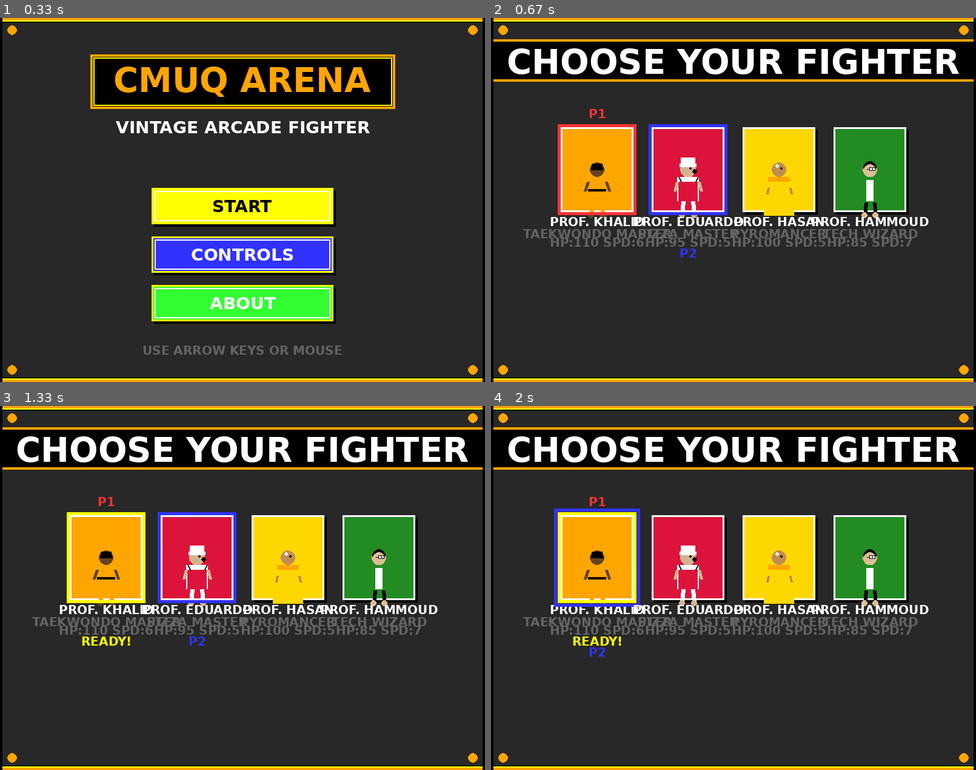
Above: before the commit, frames 1-4 (two rows, left to right).
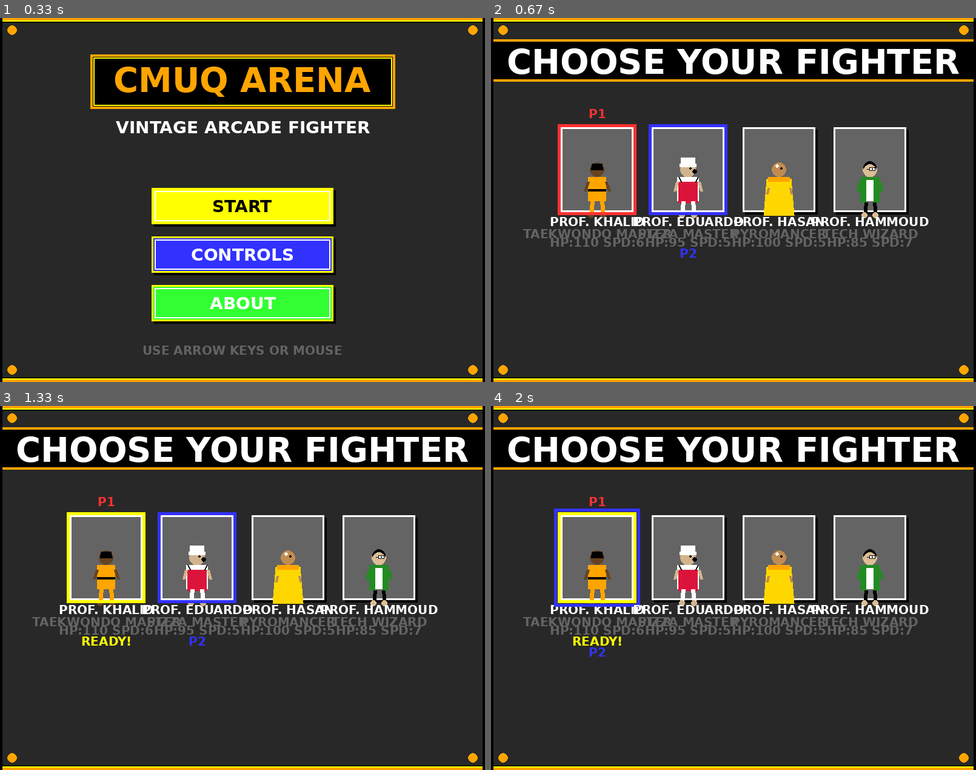
Above: after the commit, the same moments.

Repository: ymh1874/StreetFighter
Game: pygame game, started from main.py
The game is run twice, just before and just after one commit, with the same random seed, the same clock (stepped at 60 frames per second) and the same inputs.
Inputs (mouse positions are in pixels of both pictures, inside the frame that each line leads up to):
- Up to frame 1 (0.33 s): no input
- Up to frame 2 (0.67 s): tap Enter at 0.33 s
- Up to frame 3 (1.33 s): hold Right 0.67-1.13 s; move the mouse to (223, 602) at 0.7 s; hold Left from 1.17 s (still down); tap J at 1.23 s
- Up to frame 4 (2 s): tap J at 1.53, 1.8 s; release Left at 1.7 s; hold Left from 1.73 s (still down)

Frame 1 is identical in both runs. In frame 2, 11% of the frame differs, in the area x 14-86%, y 30-53%; in frame 3, 11%; in frame 4, 11%.

Commit message:
Fix pygame.mixer error, random UnboundLocalError, and change portrait background to grey
Co-authored-by: ymh1874 <193624725+ymh1874@users.noreply.github.com>

Diff:
--- a/game.py
+++ b/game.py
@@ -33,6 +33,17 @@
         self.sounds = {}
         self.music_tracks = []
         self.current_track = 0
+        self.mixer_available = False
+
+        # Check if pygame.mixer is available
+        try:
+            if pygame.mixer.get_init() is None:
+                pygame.mixer.init()
+            self.mixer_available = True
+        except (ImportError, AttributeError, pygame.error) as e:
+            print(f"Mixer module not available: {e}")
+            self.mixer_available = False
+            return
 
         # Load available music tracks
         for track in ['music.mp3', 'music2.mp3']:
@@ -53,11 +64,13 @@
 
     def play(self, name):
         """Play a sound effect by name"""
-        if name in self.sounds:
+        if self.mixer_available and name in self.sounds:
             self.sounds[name].play()
 
     def next_track(self):
         """Switch to next music track"""
+        if not self.mixer_available:
+            return
         if len(self.music_tracks) > 1:
             self.current_track = (self.current_track + 1) % len(self.music_tracks)
             try:
@@ -491,7 +504,7 @@
             char_rect = pygame.Rect(x, y, box_width, box_height)
 
             pygame.draw.rect(self.screen, c.BLACK, shadow_rect)
-            pygame.draw.rect(self.screen, char['color'], char_rect)
+            pygame.draw.rect(self.screen, c.GRAY, char_rect)
             pygame.draw.rect(self.screen, c.WHITE, char_rect, 3)
 
             # Draw character portrait (head only, centered in box)
@@ -625,7 +638,6 @@
         # Update screen shake
         if self.screen_shake > 0:
             self.screen_shake -= 1
-            import random
             shake_amount = min(self.screen_shake, 5)
             self.screen_shake_offset = (
                 random.randint(-shake_amount, shake_amount),
@@ -762,7 +774,6 @@
         pygame.draw.rect(self.screen, c.DIRT_BROWN, dirt_floor)
 
         # Add subtle texture with random darker spots (using consistent seed from __init__)
-        import random
         for _ in range(50):
             spot_x = random.randint(0, c.SCREEN_WIDTH)
             spot_y = random.randint(c.FLOOR_Y, c.SCREEN_HEIGHT)
